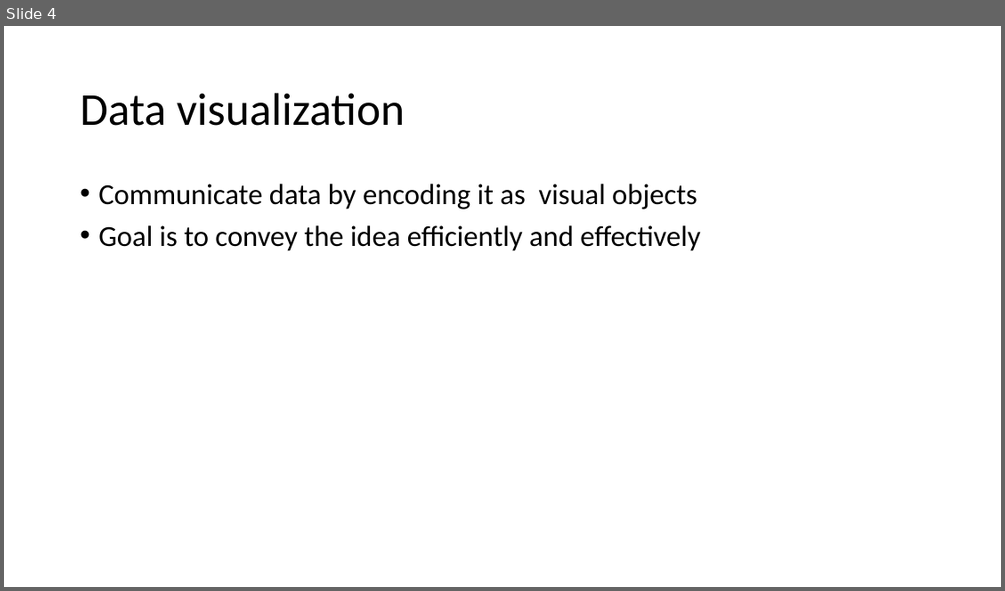
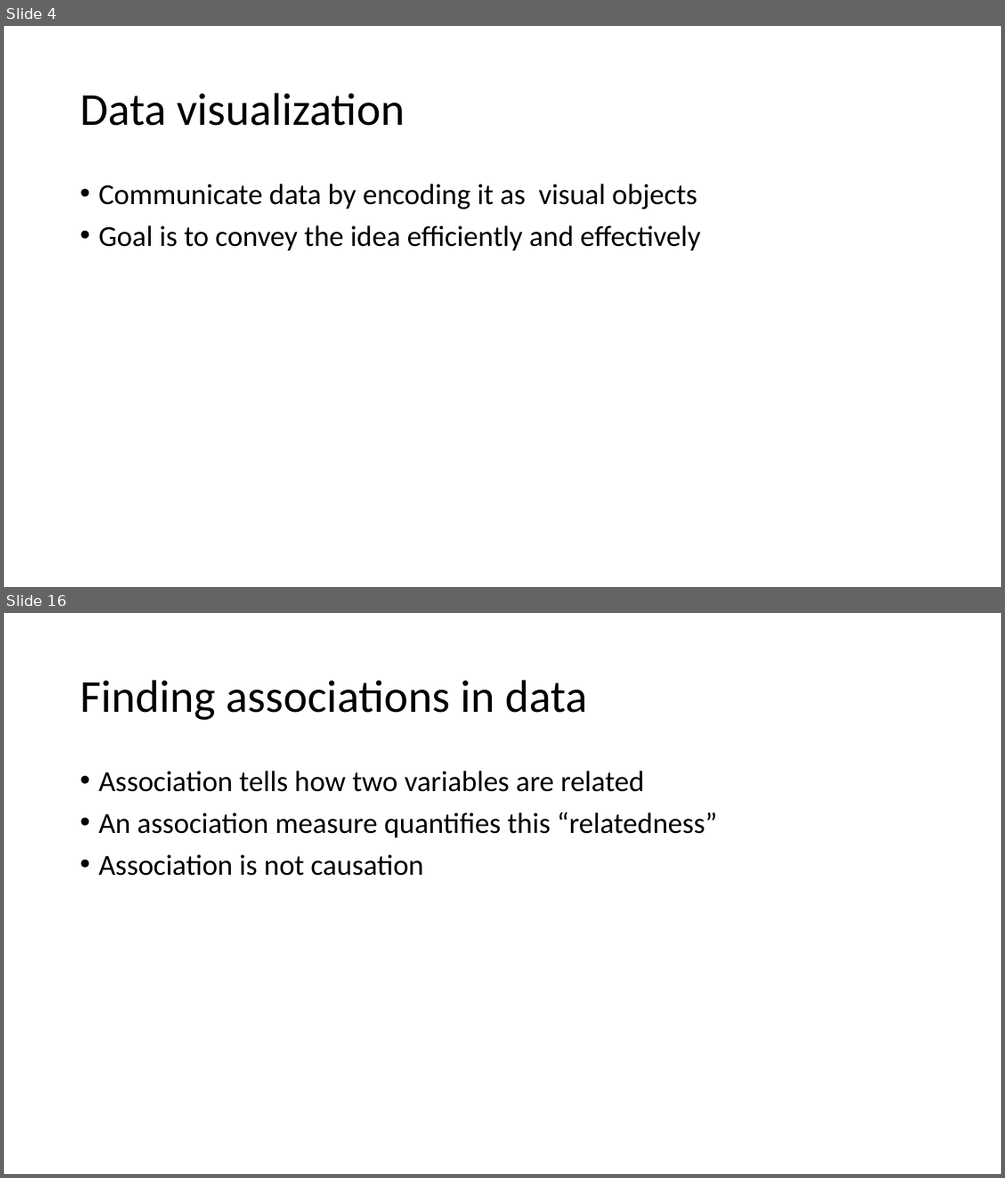
Before and after one commit to urmi-21/MOGtutorial, a slide deck: EDA_MOG.pptx. Shown one above the other, each under a label of ours: slide 4 before the commit, slides 4 and 16 after it; the slides between them are not shown. The pictures are 1005x591 and 1005x1178 pixels, drawn with LibreOffice and Linux fonts; fonts in the diff are those of the drawing. Boxes give left, top, right and bottom in pixels: in the first picture for what was removed or moved away, otherwise in the second. Text is boxed around its words. In the diff, an @@ line names an element or a change of style, - is before the commit and + after.

```diff
--- a/EDA_MOG.pptx
+++ b/EDA_MOG.pptx
@@ slide 16 added at box(4, 613, 1001, 1174), background #FFFFFF @@
@@ title added at box(80, 680, 587, 720), 44 pt, text #000000 @@
+Finding associations in data
@@ text added at box(98, 771, 717, 876), 28 pt, text #000000 @@
+• Association tells how two variables are related
+• An association measure quantifies this “relatedness”
+• Association is not causation
```
Also in this commit, not shown: 1 slide changed, 18 other slides added, 3 slides removed.
